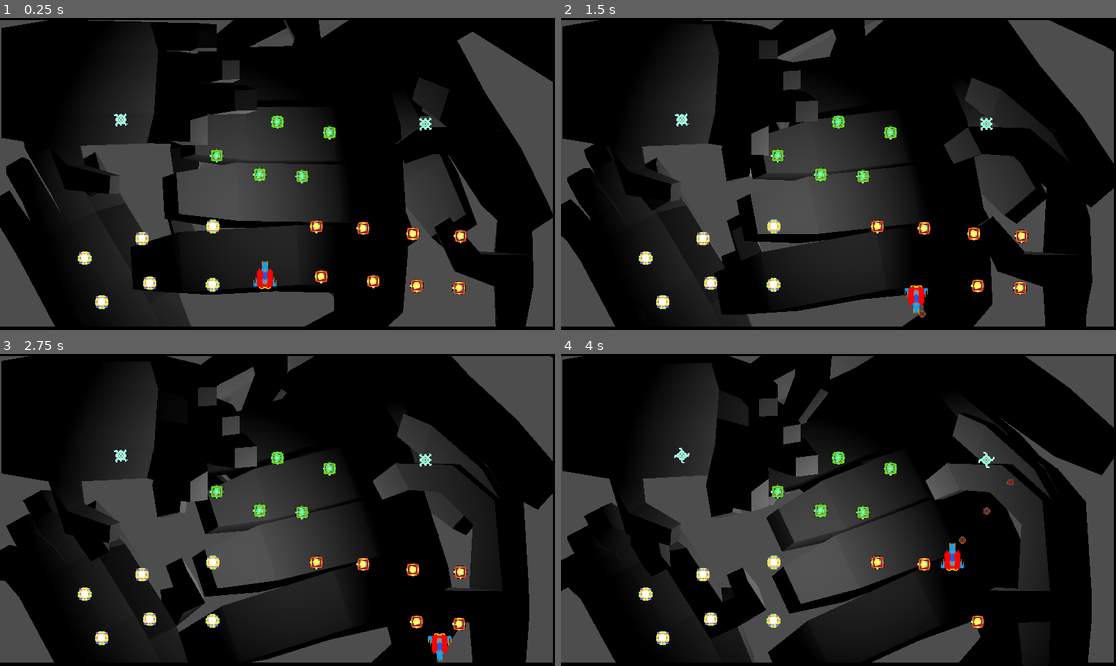
Above: before the commit, frames 1-4 (two rows, left to right).
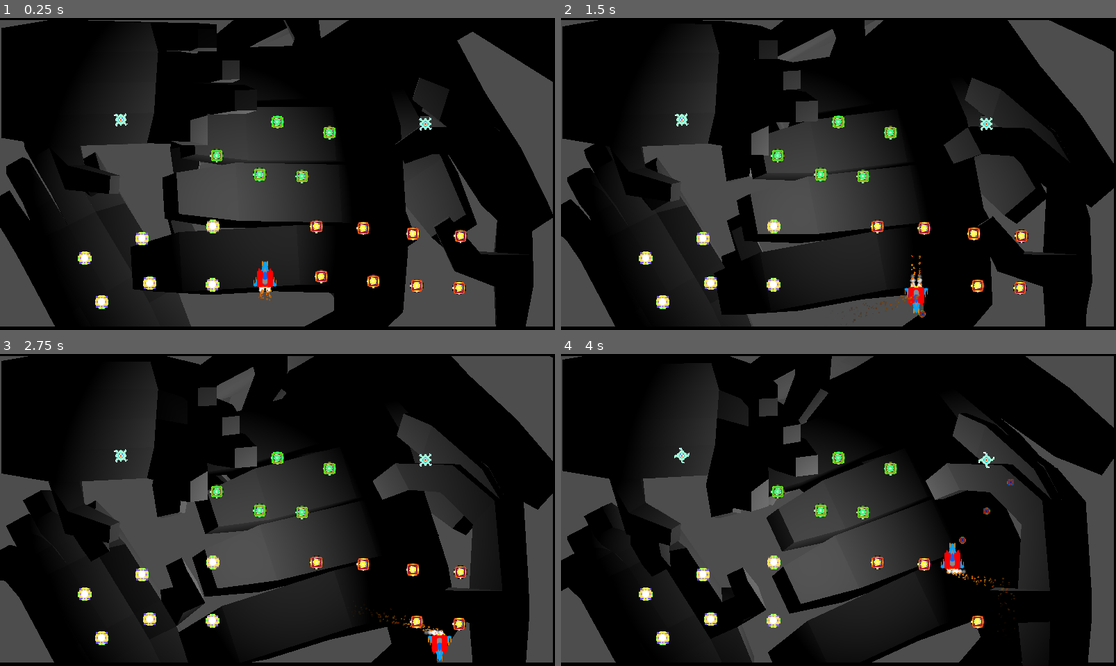
Above: after the commit, the same moments.

Repository: gamkedo-la/AttackStackCharlie
Game: Godot game, scene res://Levels/MainPlay.tscn
Two runs of this game, one before a commit and one after it. Both use one fixed random seed, a clock stepped at 60 frames per second and the inputs below.
Inputs:
- Up to frame 1 (0.25 s): no input
- Up to frame 2 (1.5 s): hold D (move right) 0.53-1.28 s; hold Space (shoot) 0.53-1.28 s; hold S (move down) from 1.28 s (still down); tap Space (shoot) at 1.35 s
- Up to frame 3 (2.75 s): release S (move down) at 2.03 s; hold D (move right) from 2.03 s (still down); hold Space (shoot) from 2.03 s (still down)
- Up to frame 4 (4 s): release D (move right) at 2.78 s; release Space (shoot) at 2.78 s; hold W (move up) 2.78-3.53 s; tap Space (shoot) at 2.85 s; hold A (move left) from 3.53 s (still down); hold Space (shoot) from 3.53 s (still down)

The runs differ from the first frame. In frame 1, less than 0.1% of the frame differs, in the area x 46-49%, y 85-91%; in frame 2, 0.2%, in the area x 52-66%, y 75-98%; in frame 3, 0.1%; in frame 4, 0.1%.

Commit message:
thruster particle fx added to player ship

Diff:
--- a/Player/playership.tscn
+++ b/Player/playership.tscn
@@ -1,7 +1,71 @@
-[gd_scene load_steps=5 format=3 uid="uid://c4hrawof8vra7"]
+[gd_scene load_steps=13 format=3 uid="uid://c4hrawof8vra7"]
 
 [ext_resource type="Script" path="res://Player/player.gd" id="1_wobpw"]
 [ext_resource type="Texture2D" uid="uid://ep23f1urry7c" path="res://Player/playerjet.png" id="2_kr5tv"]
+
+[sub_resource type="Curve" id="Curve_l54gx"]
+_data = [Vector2(0, 1), 0.0, -1.0, 0, 1, Vector2(1, 0), -1.0, 0.0, 1, 0]
+point_count = 2
+
+[sub_resource type="CurveTexture" id="CurveTexture_kev0e"]
+curve = SubResource("Curve_l54gx")
+
+[sub_resource type="ParticleProcessMaterial" id="ParticleProcessMaterial_dtbpk"]
+particle_flag_disable_z = true
+angle_max = 360.0
+direction = Vector3(0, 1, 0)
+initial_velocity_min = 4.0
+initial_velocity_max = 20.0
+gravity = Vector3(0, 0, 0)
+scale_min = 2.0
+scale_max = 10.0
+color = Color(1, 1, 1, 0.188235)
+alpha_curve = SubResource("CurveTexture_kev0e")
+
+[sub_resource type="Curve" id="Curve_762oj"]
+_data = [Vector2(0, 1), 0.0, -1.0, 0, 1, Vector2(1, 0), -1.0, 0.0, 1, 0]
+point_count = 2
+
+[sub_resource type="CurveTexture" id="CurveTexture_ikaxj"]
+curve = SubResource("Curve_762oj")
+
+[sub_resource type="Gradient" id="Gradient_lpp8f"]
+offsets = PackedFloat32Array(0.00460827, 1)
+colors = PackedColorArray(1, 1, 1, 1, 0, 0, 0, 1)
+
+[sub_resource type="GradientTexture1D" id="GradientTexture1D_60inp"]
+gradient = SubResource("Gradient_lpp8f")
+
+[sub_resource type="ParticleProcessMaterial" id="ParticleProcessMaterial_x06e8"]
+lifetime_randomness = 0.25
+particle_flag_disable_z = true
+emission_shape_scale = Vector3(4, 4, 0)
+emission_shape = 1
+emission_sphere_radius = 1.0
+angle_min = 160.0
+angle_max = 200.0
+direction = Vector3(0, 1, 0)
+spread = 15.0
+initial_velocity_min = 50.0
+initial_velocity_max = 100.0
+gravity = Vector3(0, 0, 0)
+linear_accel_min = -0.1
+linear_accel_max = 1.0
+damping_min = 1.0
+damping_max = 10.0
+scale_min = 2.0
+scale_max = 4.0
+color = Color(1, 0.352941, 0, 1)
+color_ramp = SubResource("GradientTexture1D_60inp")
+alpha_curve = SubResource("CurveTexture_ikaxj")
+hue_variation_max = 0.1
+turbulence_enabled = true
+turbulence_noise_scale = 7.0
+turbulence_noise_speed_random = 1.27
+turbulence_influence_min = 0.001
+turbulence_influence_max = 0.005
+turbulence_initial_displacement_min = 22.8
+turbulence_initial_displacement_max = 22.8
 
 [sub_resource type="RectangleShape2D" id="RectangleShape2D_meycx"]
 size = Vector2(51, 63)
@@ -15,6 +79,28 @@
 [node name="Playerjet" type="Sprite2D" parent="."]
 position = Vector2(2.08165e-12, 2.08165e-12)
 texture = ExtResource("2_kr5tv")
+
+[node name="EngineGlowL" type="GPUParticles2D" parent="Playerjet"]
+position = Vector2(-7, 30)
+amount = 64
+process_material = SubResource("ParticleProcessMaterial_dtbpk")
+lifetime = 0.1
+
+[node name="EngineParticlesL" type="GPUParticles2D" parent="Playerjet"]
+position = Vector2(-7, 30)
+amount = 64
+process_material = SubResource("ParticleProcessMaterial_x06e8")
+
+[node name="EngineGlowR" type="GPUParticles2D" parent="Playerjet"]
+position = Vector2(7, 30)
+amount = 64
+process_material = SubResource("ParticleProcessMaterial_dtbpk")
+lifetime = 0.1
+
+[node name="EngineParticlesR" type="GPUParticles2D" parent="Playerjet"]
+position = Vector2(7, 30)
+amount = 64
+process_material = SubResource("ParticleProcessMaterial_x06e8")
 
 [node name="CollisionShape2D" type="CollisionShape2D" parent="."]
 position = Vector2(-1.5, -0.5)
Not shown: 1 places in Levels/MainPlay.tscn that only renumber resources
Not shown, added: Powerups/powerup_icon_prototype.png.import
